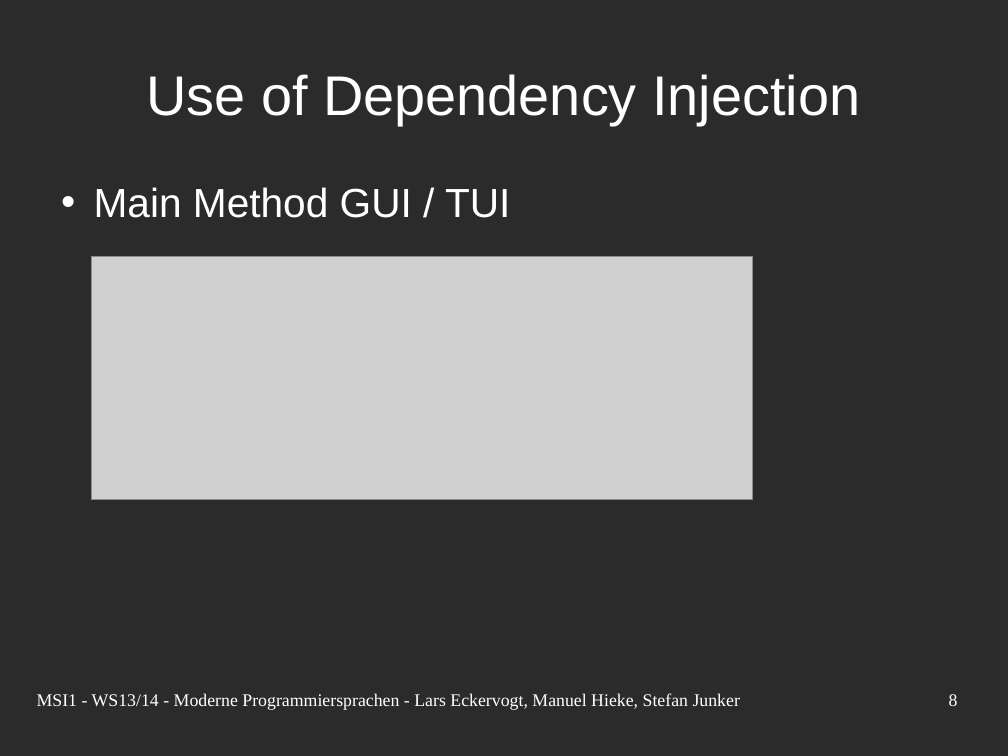
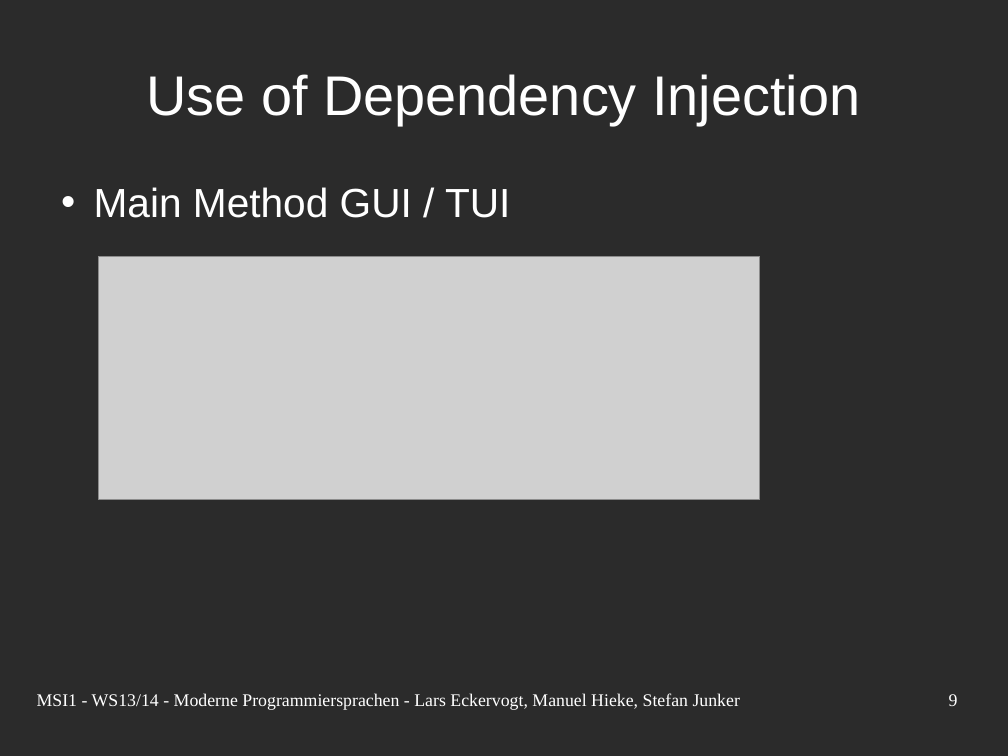
Before and after one commit to nerduel/TacZombie, a slide deck: slide 9 of doc/presentation/Presentation.odp (slide 8 before the commit). Drawn at 1008x756 pixels with LibreOffice and Linux fonts; fonts in the diff are those of the drawing; grey boxes stand for pictures; background and template pictures are left out; a plain dark background stands for a picture behind light text. Boxes give left, top, right and bottom in pixels: in the first picture for what was removed or moved away, otherwise in the second. Text is boxed around its words. In the diff, an @@ line names an element or a change of style, - is before the commit and + after.

```diff
--- a/doc/presentation/Presentation.odp
+++ b/doc/presentation/Presentation.odp
@@ picture: place and size @@
-picture at bbox=[91, 256, 753, 500]
+picture at bbox=[99, 256, 760, 500]
@@ page number at bbox=[949, 694, 958, 706]: text changed @@
-8
+9
```
Also in this commit, not shown: 3 other slides changed, 3 slides added, 1 other file.
